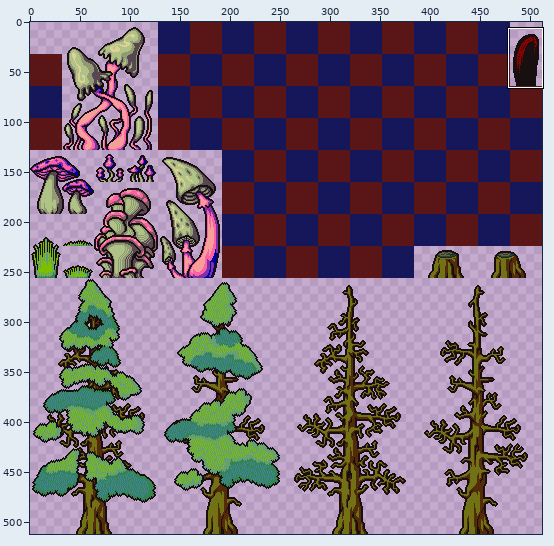
File history of a sprite sheet, ENTROPY/Graphics/Tilesets/Wilderness4.png. Above: a wide view before the commit, with the close-up outlined.
Close-up. The starting point:
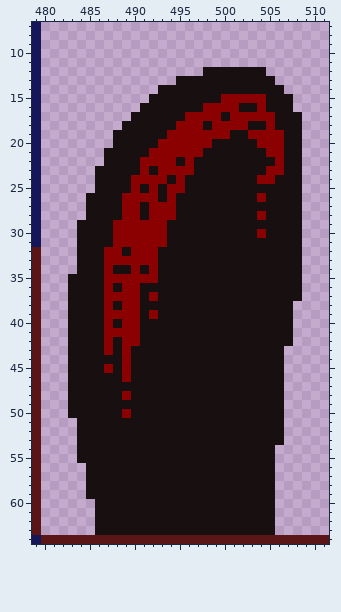
The file is 512x512 pixels. Shown: x 479..511, y 7..64.
Once edited:
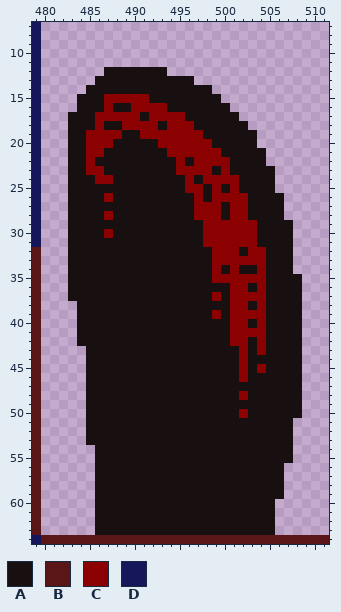
Palette (. is transparent): A #181010  B #5a1616  C #8b0000  D #16165a
Changes in this commit:
@@ x 479..511 @@
 11 D................................
-12 D..................AAAAAAA.......
-13 D...............AAAAAAAAAAA......
-14 D.............AAAAAAAAAAAAAA.....
-15 D............AAAAAAAACCCCCAAA....
-16 D...........AAAAAAACCCCAACAAA....
-17 D..........AAAAAACCCCACCCCCAAA...
-18 D.........AAAAAACCCACCCCAACAAA...
-19 D........AAAAAACCCCCCCAACCCCAA...
-20 D........AAAAACCCCCCAAAAACCCAA...
-21 D.......AAAAACCCCCCAAAAAAACCAA...
-22 D.......AAAACCCCACAAAAAAAAACAA...
-23 D......AAAAACACCCCAAAAAAAACCAA...
-24 D......AAAACCCCACAAAAAAAACCAAA...
-25 D......AAAACACACCAAAAAAAAAAAAA...
-26 D.....AAAACCCCACAAAAAAAAACAAAA...
-27 D.....AAAACCACCCAAAAAAAAAAAAAA...
-28 D.....AAAACCACCCAAAAAAAAACAAAA...
-29 D....AAAACCCCCCAAAAAAAAAAAAAAA...
-30 D....AAAACCCCCCAAAAAAAAAACAAAA...
-31 D....AAAACCCCCCAAAAAAAAAAAAAAA...
-32 B....AAACCACCCAAAAAAAAAAAAAAAA...
-33 B....AAACCCCCCAAAAAAAAAAAAAAAA...
-34 B....AAACAACACAAAAAAAAAAAAAAAA...
-35 B...AAAACCCCCCAAAAAAAAAAAAAAAA...
-36 B...AAAACACCAAAAAAAAAAAAAAAAAA...
-37 B...AAAACCCCACAAAAAAAAAAAAAAAA...
-38 B...AAAACACCAAAAAAAAAAAAAAAAA....
-39 B...AAAACCCCACAAAAAAAAAAAAAAA....
-40 B...AAAACACCAAAAAAAAAAAAAAAAA....
-41 B...AAAACCCCAAAAAAAAAAAAAAAAA....
-42 B...AAAACACCAAAAAAAAAAAAAAAAA....
-43 B...AAAACACAAAAAAAAAAAAAAAAA.....
-44 B...AAAAAACAAAAAAAAAAAAAAAAA.....
-45 B...AAAACACAAAAAAAAAAAAAAAAA.....
-46 B...AAAAAACAAAAAAAAAAAAAAAAA.....
-47 B...AAAAAAAAAAAAAAAAAAAAAAAA.....
-48 B...AAAAAACAAAAAAAAAAAAAAAAA.....
-49 B...AAAAAAAAAAAAAAAAAAAAAAAA.....
-50 B...AAAAAACAAAAAAAAAAAAAAAAA.....
-51 B....AAAAAAAAAAAAAAAAAAAAAAA.....
-52 B....AAAAAAAAAAAAAAAAAAAAAAA.....
-53 B....AAAAAAAAAAAAAAAAAAAAAAA.....
-54 B....AAAAAAAAAAAAAAAAAAAAAA......
-55 B....AAAAAAAAAAAAAAAAAAAAAA......
-56 B.....AAAAAAAAAAAAAAAAAAAAA......
-57 B.....AAAAAAAAAAAAAAAAAAAAA......
-58 B.....AAAAAAAAAAAAAAAAAAAAA......
-59 B.....AAAAAAAAAAAAAAAAAAAAA......
+12 D.......AAAAAAA..................
+13 D......AAAAAAAAAAA...............
+14 D.....AAAAAAAAAAAAAA.............
+15 D....AAACCCCCAAAAAAAA............
+16 D....AAACAACCCCAAAAAAA...........
+17 D...AAACCCCCACCCCAAAAAA..........
+18 D...AAACAACCCCACCCAAAAAA.........
+19 D...AACCCCAACCCCCCCAAAAAA........
+20 D...AACCCAAAAACCCCCCAAAAA........
+21 D...AACCAAAAAAACCCCCCAAAAA.......
+22 D...AACAAAAAAAAACACCCCAAAA.......
+23 D...AACCAAAAAAAACCCCACAAAAA......
+24 D...AAACCAAAAAAAACACCCCAAAA......
+25 D...AAAAAAAAAAAAACCACACAAAA......
+26 D...AAAACAAAAAAAAACACCCCAAAA.....
+27 D...AAAAAAAAAAAAAACCCACCAAAA.....
+28 D...AAAACAAAAAAAAACCCACCAAAA.....
+29 D...AAAAAAAAAAAAAAACCCCCCAAAA....
+30 D...AAAACAAAAAAAAAACCCCCCAAAA....
+31 D...AAAAAAAAAAAAAAACCCCCCAAAA....
+32 B...AAAAAAAAAAAAAAAACCCACCAAA....
+33 B...AAAAAAAAAAAAAAAACCCCCCAAA....
+34 B...AAAAAAAAAAAAAAAACACAACAAA....
+35 B...AAAAAAAAAAAAAAAACCCCCCAAAA...
+36 B...AAAAAAAAAAAAAAAAAACCACAAAA...
+37 B...AAAAAAAAAAAAAAAACACCCCAAAA...
+38 B....AAAAAAAAAAAAAAAAACCACAAAA...
+39 B....AAAAAAAAAAAAAAACACCCCAAAA...
+40 B....AAAAAAAAAAAAAAAAACCACAAAA...
+41 B....AAAAAAAAAAAAAAAAACCCCAAAA...
+42 B....AAAAAAAAAAAAAAAAACCACAAAA...
+43 B.....AAAAAAAAAAAAAAAAACACAAAA...
+44 B.....AAAAAAAAAAAAAAAAACAAAAAA...
+45 B.....AAAAAAAAAAAAAAAAACACAAAA...
+46 B.....AAAAAAAAAAAAAAAAACAAAAAA...
+47 B.....AAAAAAAAAAAAAAAAAAAAAAAA...
+48 B.....AAAAAAAAAAAAAAAAACAAAAAA...
+49 B.....AAAAAAAAAAAAAAAAAAAAAAAA...
+50 B.....AAAAAAAAAAAAAAAAACAAAAAA...
+51 B.....AAAAAAAAAAAAAAAAAAAAAAA....
+52 B.....AAAAAAAAAAAAAAAAAAAAAAA....
+53 B.....AAAAAAAAAAAAAAAAAAAAAAA....
+54 B......AAAAAAAAAAAAAAAAAAAAAA....
+55 B......AAAAAAAAAAAAAAAAAAAAAA....
+56 B......AAAAAAAAAAAAAAAAAAAAA.....
+57 B......AAAAAAAAAAAAAAAAAAAAA.....
+58 B......AAAAAAAAAAAAAAAAAAAAA.....
+59 B......AAAAAAAAAAAAAAAAAAAAA.....
 60 B......AAAAAAAAAAAAAAAAAAAA......
Changed places in both close-ups, as pixel boxes (x1, y1, x2, y2):
changed: (68, 67, 302, 499)
